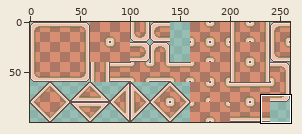
Edited in one commit: sprite sheet (sprites/spr_orangetiles.png). The first picture is a wide view before the edit; the outline marks the close-up.
Close-up. Before the edit:
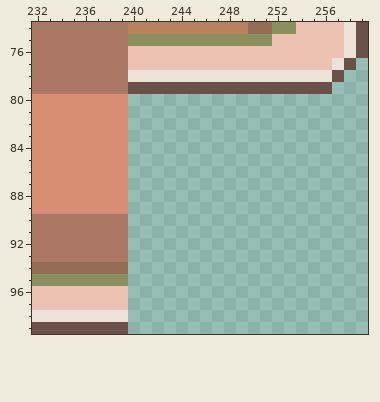
The file is 260x100 pixels. Shown: x 232..259, y 74..99.
The same view after the edit:
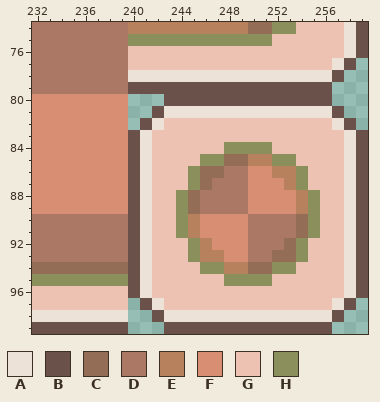
Palette (. is transparent): A #ede2d8  B #6a524a  C #936d55  D #ab7865  E #b7815e  F #d78e72  G #edc2b2  H #8a8f5b
The edit:
y 80: x 243..256 .............. -> BBBBBBBBBBBBBB
y 81: x 242..257 ................ -> BAAAAAAAAAAAAAAB
y 82: x 241..258 .................. -> BAGGGGGGGGGGGGGGAB
y 83: x 240..259 .................... -> BAGGGGGGGGGGGGGGGGAB
y 84: x 240..259 .................... -> BAGGGGGGHHHHGGGGGGAB
y 85: x 240..259 .................... -> BAGGGGHHCCEEHHGGGGAB
y 86: x 240..259 .................... -> BAGGGHCCDDFFEEHGGGAB
y 87: x 240..259 .................... -> BAGGGHCDDDFFFEHGGGAB
y 88..89: x 240..259 .................... -> BAGGHCDDDDFFFFEHGGAB
y 90..91: x 240..259 .................... -> BAGGHEFFFFDDDDCHGGAB
y 92: x 240..259 .................... -> BAGGGHEFFFDDDCHGGGAB
y 93: x 240..259 .................... -> BAGGGHEEFFDDCCHGGGAB
y 94: x 240..259 .................... -> BAGGGGHHEECCHHGGGGAB
y 95: x 240..259 .................... -> BAGGGGGGHHHHGGGGGGAB
y 96: x 240..259 .................... -> BAGGGGGGGGGGGGGGGGAB
y 97: x 241..258 .................. -> BAGGGGGGGGGGGGGGAB
y 98: x 242..257 ................ -> BAAAAAAAAAAAAAAB
y 99: x 243..256 .............. -> BBBBBBBBBBBBBB
Changed places in both close-ups, as pixel boxes (x1, y1, x2, y2):
added: (128, 94, 368, 334)
